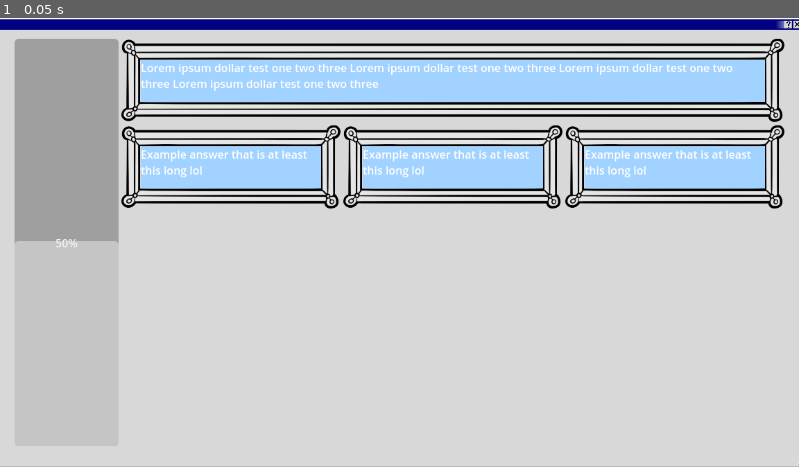
Above: before the commit, frame 1.
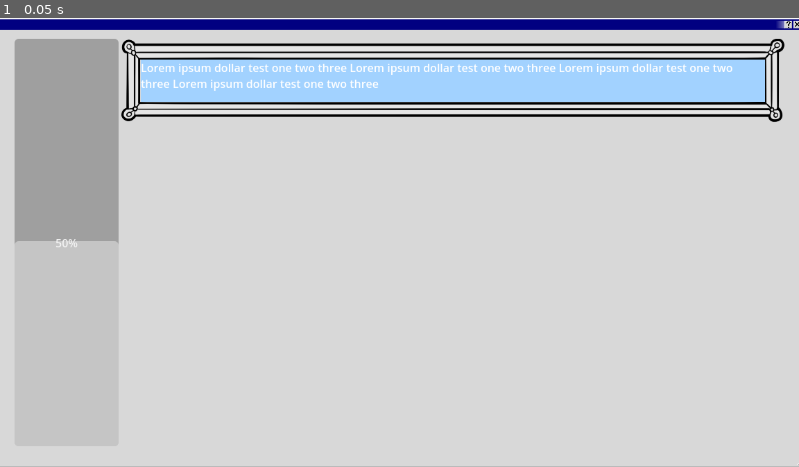
Above: after the commit, the same moment.

Repository: MayerDaniel/ggj2025_bubble_soiree
Game: Godot game, scene res://Scenes/PartyScreen/PartyScreen.tscn
The game is run twice, just before and just after one commit, with the same random seed, the same clock (stepped at 60 frames per second) and the same inputs. The project has no main scene, so this scene is started directly.
Inputs:
- Up to frame 1 (0.05 s): no input

The runs differ from the first frame. In frame 1, 9.8% of the frame differs, in the area x 15-99%, y 23-43%.

Commit message:
UI called by messages in
Added a GameScreen which acts as our websocketlistener (and we can add other hosting functionality independently of the dashboard if necessary)

create_question now calls the same function in party_screen and passes the necessary information along, which is then used to generate and place a new card and track the question node by ID in an array

Diff:
--- /dev/null
+++ b/bubbly!/Scenes/PartyScreen/GameScreen.tscn
@@ -0,0 +1,16 @@
+[gd_scene load_steps=3 format=3 uid="uid://d3gjmg03sgh08"]
+
+[ext_resource type="Script" path="res://Scenes/PartyScreen/WebSocketListener.gd" id="1_arbw2"]
+[ext_resource type="PackedScene" uid="uid://bj0wkw86tqi2k" path="res://Scenes/PartyScreen/PartyScreen.tscn" id="2_p5tgt"]
+
+[node name="GameScreen" type="Control"]
+layout_mode = 3
+anchors_preset = 15
+anchor_right = 1.0
+anchor_bottom = 1.0
+grow_horizontal = 2
+grow_vertical = 2
+script = ExtResource("1_arbw2")
+
+[node name="PartyScreen" parent="." instance=ExtResource("2_p5tgt")]
+layout_mode = 1
--- a/bubbly!/Scenes/PartyScreen/PartyScreen.tscn
+++ b/bubbly!/Scenes/PartyScreen/PartyScreen.tscn
@@ -4,7 +4,7 @@
 [ext_resource type="PackedScene" uid="uid://dnx7qe6xyj6yb" path="res://Scenes/PartyScreen/prompt_and_answers.tscn" id="1_nx1ya"]
 [ext_resource type="Texture2D" uid="uid://c1qkxjrq47pex" path="res://Resources/Images/GGJ25_BGColor.png" id="2_3twpt"]
 [ext_resource type="Texture2D" uid="uid://bmur31kodch3" path="res://Resources/Images/GGJ25_9Slice.png" id="2_6awyq"]
-[ext_resource type="Script" path="res://Scenes/PartyScreen/WebSocketListener.gd" id="5_jateu"]
+[ext_resource type="PackedScene" uid="uid://bui47g1mffbt0" path="res://Scenes/PartyScreen/response_box.tscn" id="3_4675d"]
 
 [sub_resource type="StyleBoxEmpty" id="StyleBoxEmpty_e63nl"]
 
@@ -16,6 +16,8 @@
 grow_horizontal = 2
 grow_vertical = 2
 script = ExtResource("1_a2gm7")
+promp_and_answers_scene = ExtResource("1_nx1ya")
+answer_card = ExtResource("3_4675d")
 
 [node name="PanelContainer" type="PanelContainer" parent="."]
 layout_mode = 1
@@ -60,11 +62,9 @@
 fill_mode = 3
 
 [node name="BigBoard" type="VBoxContainer" parent="PanelContainer/MarginContainer/MarginContainer/HBoxContainer"]
+unique_name_in_owner = true
 layout_mode = 2
 theme_override_constants/separation = 10
 
 [node name="Prompt&Answers" parent="PanelContainer/MarginContainer/MarginContainer/HBoxContainer/BigBoard" instance=ExtResource("1_nx1ya")]
 layout_mode = 2
-
-[node name="Node" type="Node" parent="."]
-script = ExtResource("5_jateu")
--- a/bubbly!/Scenes/PartyScreen/WebSocketListener.gd
+++ b/bubbly!/Scenes/PartyScreen/WebSocketListener.gd
@@ -1,10 +1,13 @@
 extends Node
+
+@onready var party_screen = get_node("PartyScreen")
 
 
 @export var web_socket_url : String = "ws://127.0.0.1:8000/ws" ##this needs to specify the IPv4 localhost or else it takes ~20 seconds to connect per Godot engine issue #67969
 var socket : WebSocketPeer = WebSocketPeer.new()
 
 func create_question(question, id):
+	party_screen.create_question(question, id)
 	print("Question created! Question: %s, id: %s" % [question, id])
 	# Put actual logic here
 	pass
--- a/bubbly!/Scenes/PartyScreen/party_screen.gd
+++ b/bubbly!/Scenes/PartyScreen/party_screen.gd
@@ -1,38 +1,49 @@
 extends Control
 
-@export var Promp_and_answers_scene : PackedScene
+@export var promp_and_answers_scene : PackedScene
 @export var answer_card : PackedScene
 @export var poll_scene : PackedScene
 
-@export var web_socket_url : String = "ws://localhost:8000/ws"
-var socket : WebSocketPeer = WebSocketPeer.new()
+
+@onready var big_board : VBoxContainer = get_node("%BigBoard")
+
+var questions_with_id : Array[Dictionary]
+
+
 # Called when the node enters the scene tree for the first time.
 func _ready() -> void:
-	#socket.connect_to_url(web_socket_url)
-	pass # Replace with function body.
+	pass
 
 
 # Called every frame. 'delta' is the elapsed time since the previous frame.
 func _process(delta: float) -> void:
-	#socket.poll()
-	#var state = socket.get_ready_state()
-	#if state == WebSocketPeer.STATE_OPEN:
-		#while socket.get_available_packet_count():
-			#var _packet = socket.get_packet()
-			#print("Packet: ", _packet)
-			##print("Packet: ", _packet.get_string_from_utf8())
-	#elif state == WebSocketPeer.STATE_CLOSING:
-		## Keep polling to achieve proper close.
-		#pass
-	#elif state == WebSocketPeer.STATE_CLOSED:
-		#var code = socket.get_close_code()
-		#var reason = socket.get_close_reason()
-		#print("WebSocket closed with code: %d, reason %s. Clean: %s" % [code, reason, code != -1])
-		#set_process(false) # Stop processing.
+
 	pass
 
 
+func create_question(_question_text: String, _id: int):
+	var _new_question = promp_and_answers_scene.instantiate()
+	big_board.add_child(_new_question)
+	_new_question.set_prompt_text(_question_text)
+	questions_with_id.append({"node" = _new_question, "id" = _id})
+	#print("Question created! Question: %s, id: %s" % [_question_text, _id])
+	# Put actual logic here
+	pass
 
+func create_poll(question, dict_of_answers, id):
+	print("Poll created! Question: %s, Answers: %s, id: %s" % [question, dict_of_answers, id])
+	# Put actual logic here
+	pass
+
+func create_announcement(announcement):
+	print("Announcement created! Message: %s" % announcement)
+	# Put actual logic here
+	pass
+
+func log_response(id, answer):
+	print("Response logged! id: %s, Answer: %s" % [id, answer])
+	# Put actual logic here
+	pass
 
 
 
--- /dev/null
+++ b/bubbly!/Scenes/PartyScreen/prompt_and_answers.gd
@@ -0,0 +1,17 @@
+extends VBoxContainer
+
+@onready var prompt_box : MarginContainer = get_node("PromptBox")
+@onready var prompt_text_label : RichTextLabel = get_node("PromptBox/MarginContainer/RichTextLabel")
+@onready var answers_box : HFlowContainer = get_node("AnswersFlowBox")
+# Called when the node enters the scene tree for the first time.
+func _ready():
+	pass # Replace with function body.
+
+
+# Called every frame. 'delta' is the elapsed time since the previous frame.
+func _process(delta):
+	pass
+
+
+func set_prompt_text(_text: String):
+	prompt_text_label.text = _text
--- a/bubbly!/Scenes/PartyScreen/prompt_and_answers.tscn
+++ b/bubbly!/Scenes/PartyScreen/prompt_and_answers.tscn
@@ -1,10 +1,11 @@
 [gd_scene load_steps=4 format=3 uid="uid://dnx7qe6xyj6yb"]
 
-[ext_resource type="PackedScene" uid="uid://bui47g1mffbt0" path="res://Scenes/PartyScreen/response_box.tscn" id="1_rsbs4"]
+[ext_resource type="Script" path="res://Scenes/PartyScreen/prompt_and_answers.gd" id="1_cu0iu"]
 [ext_resource type="Texture2D" uid="uid://bq4cl1p3qncy7" path="res://Resources/Images/GGJ25_Frame.png" id="1_vlqt6"]
 [ext_resource type="Texture2D" uid="uid://c1qkxjrq47pex" path="res://Resources/Images/GGJ25_BGColor.png" id="2_6t3ce"]
 
 [node name="Prompt&Answers" type="VBoxContainer"]
+script = ExtResource("1_cu0iu")
 
 [node name="PromptBox" type="MarginContainer" parent="."]
 layout_mode = 2
@@ -36,15 +37,6 @@
 text = "Lorem ipsum dollar test one two three Lorem ipsum dollar test one two three Lorem ipsum dollar test one two three Lorem ipsum dollar test one two three "
 fit_content = true
 
-[node name="ResponsesHFlow" type="HFlowContainer" parent="."]
+[node name="AnswersFlowBox" type="HFlowContainer" parent="."]
 layout_mode = 2
 last_wrap_alignment = 1
-
-[node name="ResponseBox" parent="ResponsesHFlow" instance=ExtResource("1_rsbs4")]
-layout_mode = 2
-
-[node name="ResponseBox2" parent="ResponsesHFlow" instance=ExtResource("1_rsbs4")]
-layout_mode = 2
-
-[node name="ResponseBox3" parent="ResponsesHFlow" instance=ExtResource("1_rsbs4")]
-layout_mode = 2
